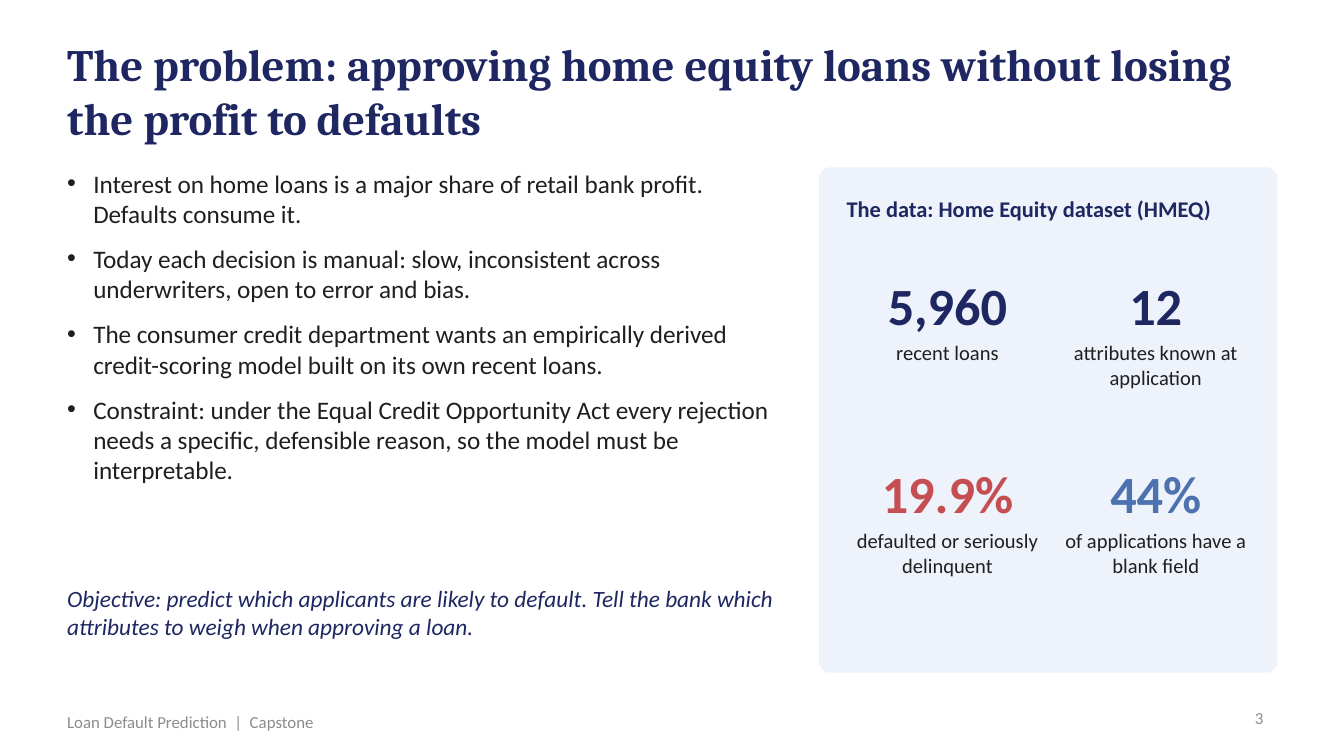
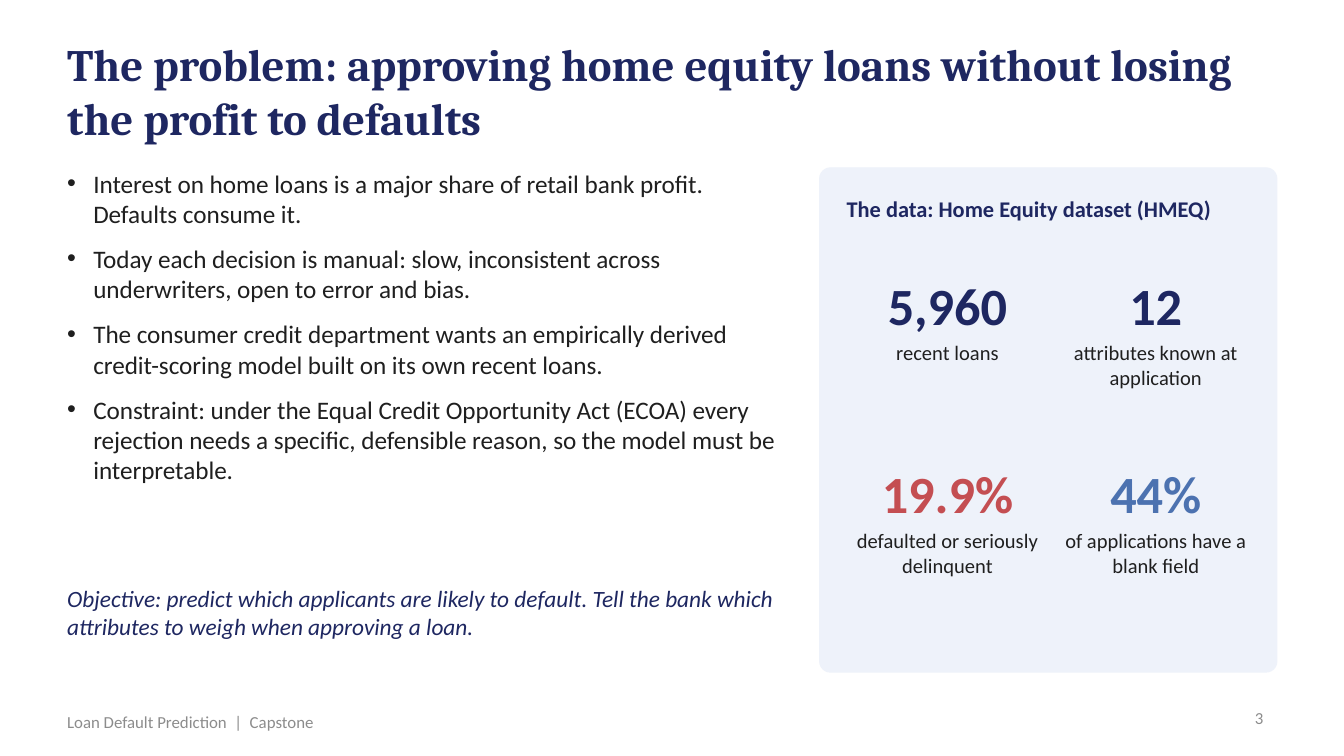
Before and after one commit to shubham1891/Personal-code, a slide deck: slide 3 of presentation/Loan_Default_Prediction_Presentation.pptx. Drawn at 1344x756 pixels with LibreOffice and Linux fonts; fonts in the diff are those of the drawing. Boxes give left, top, right and bottom in pixels: in the first picture for what was removed or moved away, otherwise in the second. Text is boxed around its words. In the diff, an @@ line names an element or a change of style, - is before the commit and + after.

```diff
--- a/presentation/Loan_Default_Prediction_Presentation.pptx
+++ b/presentation/Loan_Default_Prediction_Presentation.pptx
@@ text at bbox=[93, 400, 775, 483]: text changed @@
-• Constraint: under the Equal Credit Opportunity Act every rejection needs a specific, defensible reason, so the model must be interpretable.
+• Constraint: under the Equal Credit Opportunity Act (ECOA) every rejection needs a specific, defensible reason, so the model must be interpretable.
```
Also in this commit, not shown: 14 other slides changed, 2 other files.
